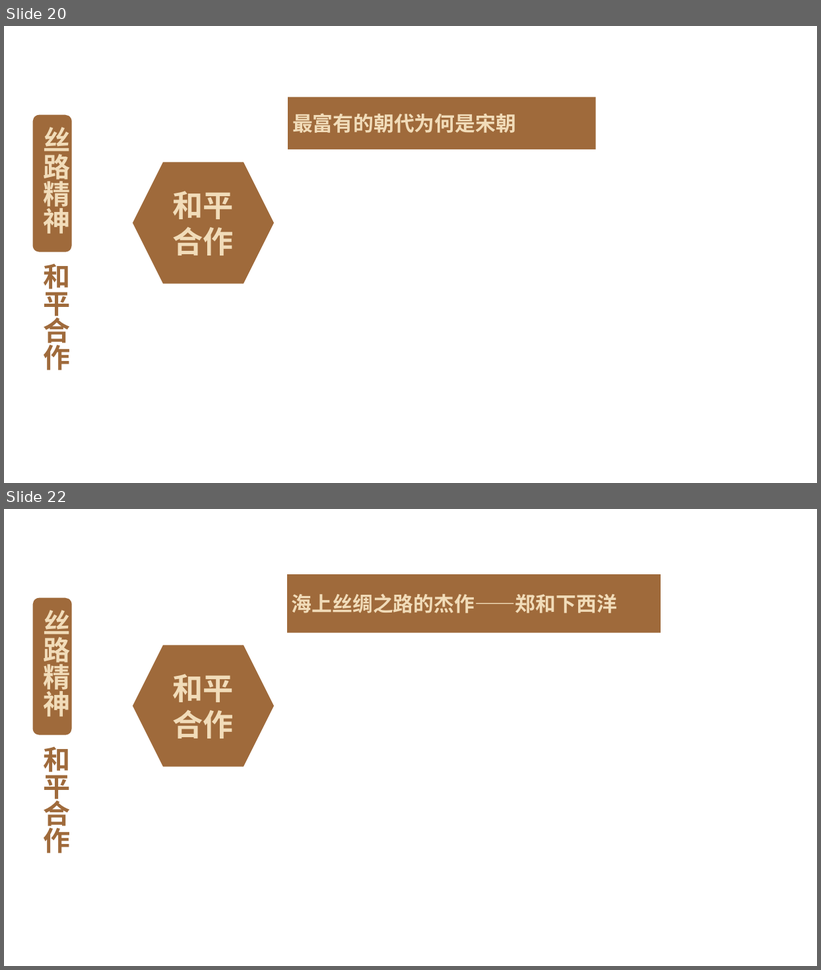
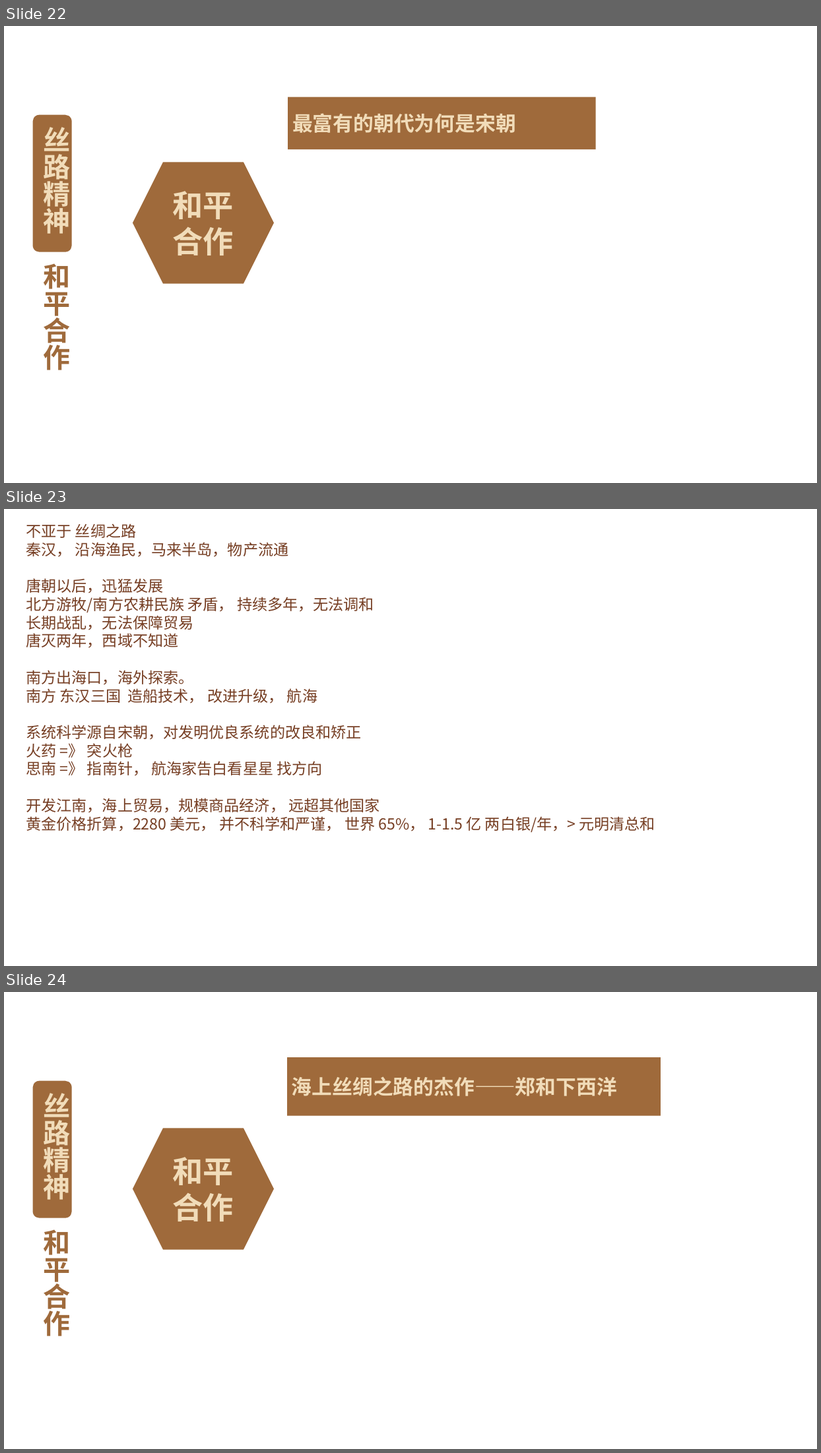
Before and after one commit to FredJiangFei/freetalk, a slide deck: 一带一路/一带一路 - 1.pptx. Shown one above the other, each under a label of ours: slides 20 and 22 before the commit, slides 22, 23 and 24 after it; the slides between them are not shown. The pictures are 821x970 and 821x1453 pixels, drawn with LibreOffice and Linux fonts; fonts in the diff are those of the drawing; background and template pictures are left out. Boxes give left, top, right and bottom in pixels: in the first picture for what was removed or moved away, otherwise in the second. Text is boxed around its words. In the diff, an @@ line names an element or a change of style, - is before the commit and + after.

```diff
--- a/一带一路/一带一路 - 1.pptx
+++ b/一带一路/一带一路 - 1.pptx
@@ slide 23 added at [4,509,817,966], background picture (left out) @@
@@ text added at [26,524,655,832], 18 pt, text #763E23 @@
+不亚于 丝绸之路
+秦汉， 沿海渔民，马来半岛，物产流通
+唐朝以后，迅猛发展
+北方游牧/南方农耕民族 矛盾， 持续多年，无法调和
+长期战乱，无法保障贸易
+唐灭两年，西域不知道
+南方出海口，海外探索。
+南方 东汉三国 造船技术， 改进升级， 航海
+系统科学源自宋朝，对发明优良系统的改良和矫正
+火药 =》 突火枪
+思南 =》 指南针， 航海家告白看星星 找方向
+开发江南，海上贸易，规模商品经济， 远超其他国家
+黄金价格折算，2280 美元， 并不科学和严谨， 世界 65%， 1-1.5 亿 两白银/年，> 元明清总和
@@ what was slide 20 is now slide 22 @@
@@ what was slide 22 is now slide 24 @@
```
Also in this commit, not shown: 4 slides changed, 6 other slides added, 2 slides removed.
